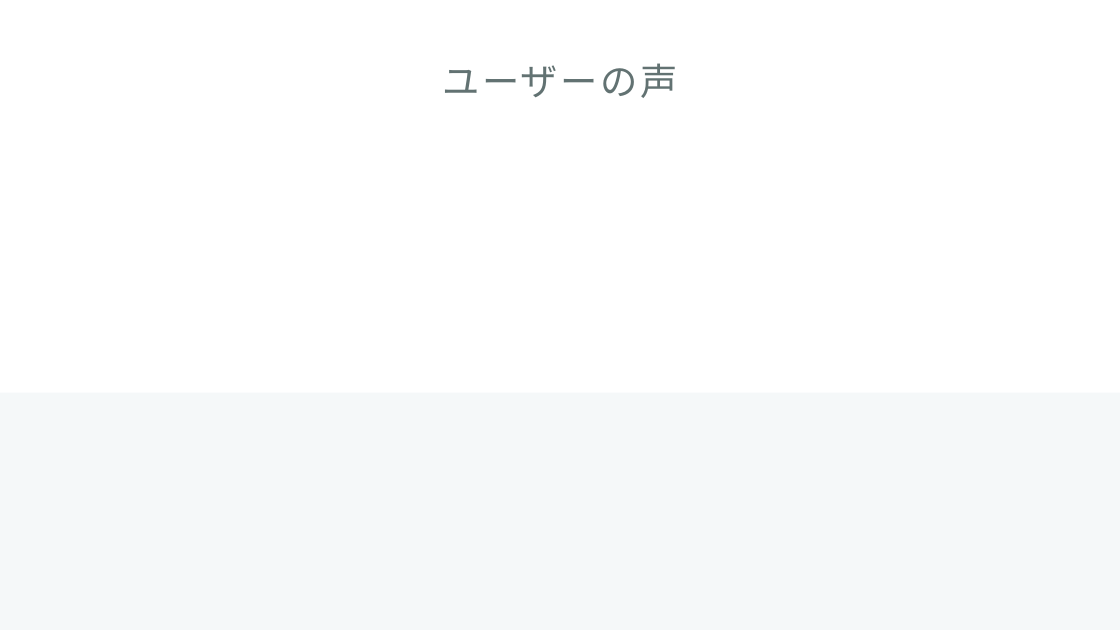
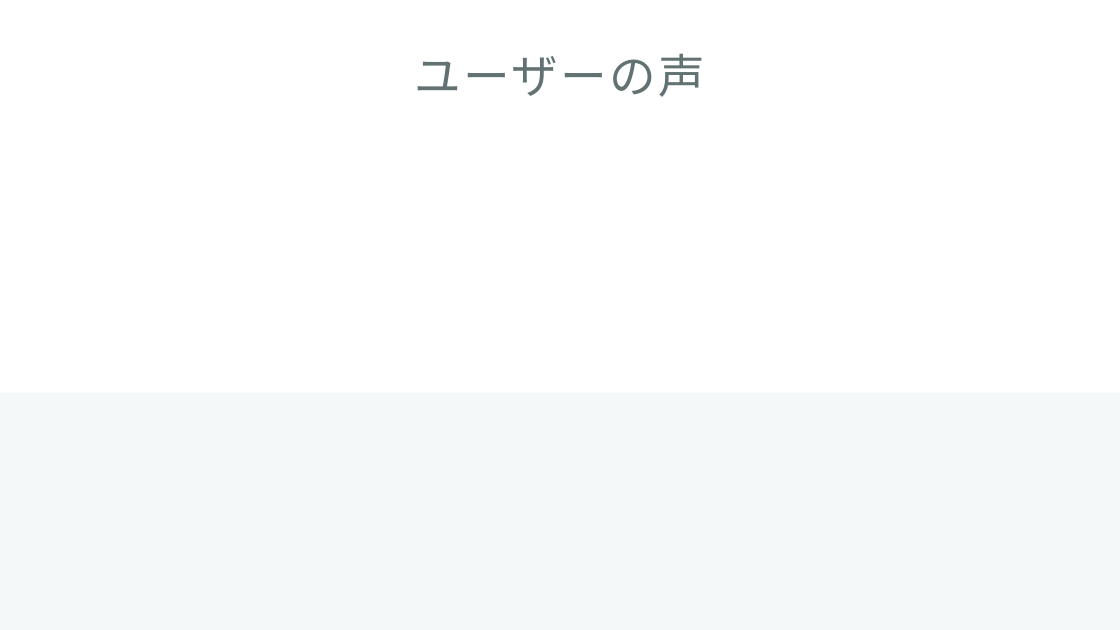
Before and after one commit to dojo2023/C-5, a slide deck: slide 10 of doc/SubsKeeper_CM.pptx. Drawn at 1120x630 pixels with LibreOffice and Linux fonts; fonts in the diff are those of the drawing. Boxes give left, top, right and bottom in pixels: in the first picture for what was removed or moved away, otherwise in the second. Text is boxed around its words. In the diff, an @@ line names an element or a change of style, - is before the commit and + after.

```diff
--- a/doc/SubsKeeper_CM.pptx
+++ b/doc/SubsKeeper_CM.pptx
@@ title "ユーザーの声" at bbox=[415, 53, 705, 97]: size 32 to 40 pt @@
```
Also in this commit, not shown: 3 other slides changed, 1 slide added.
